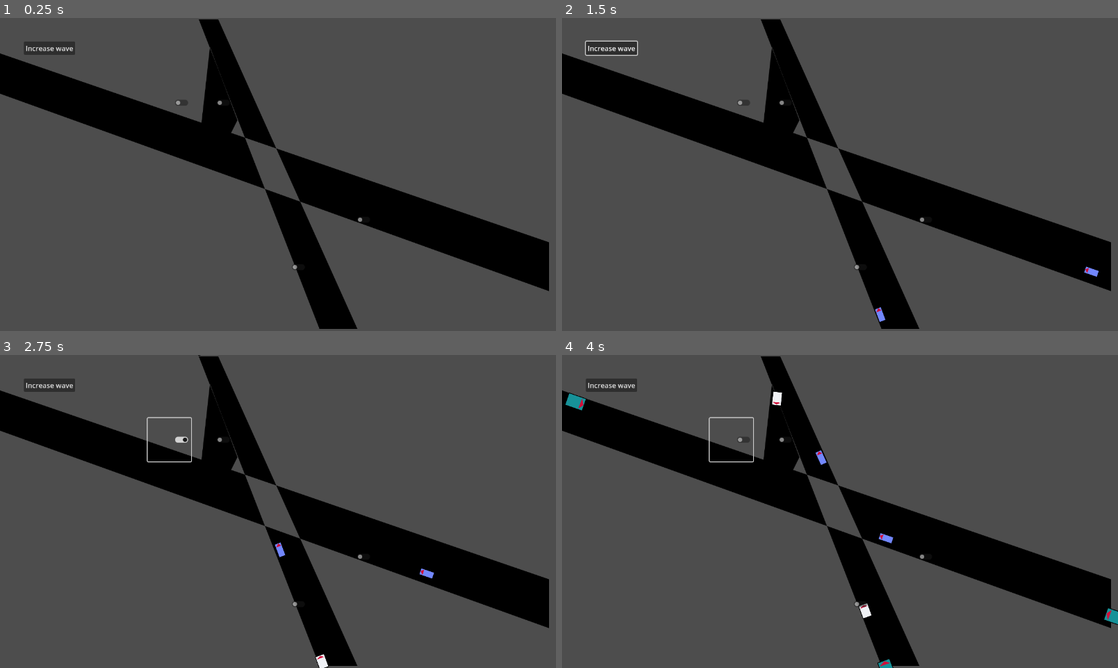
Above: before the commit, frames 1-4 (two rows, left to right).
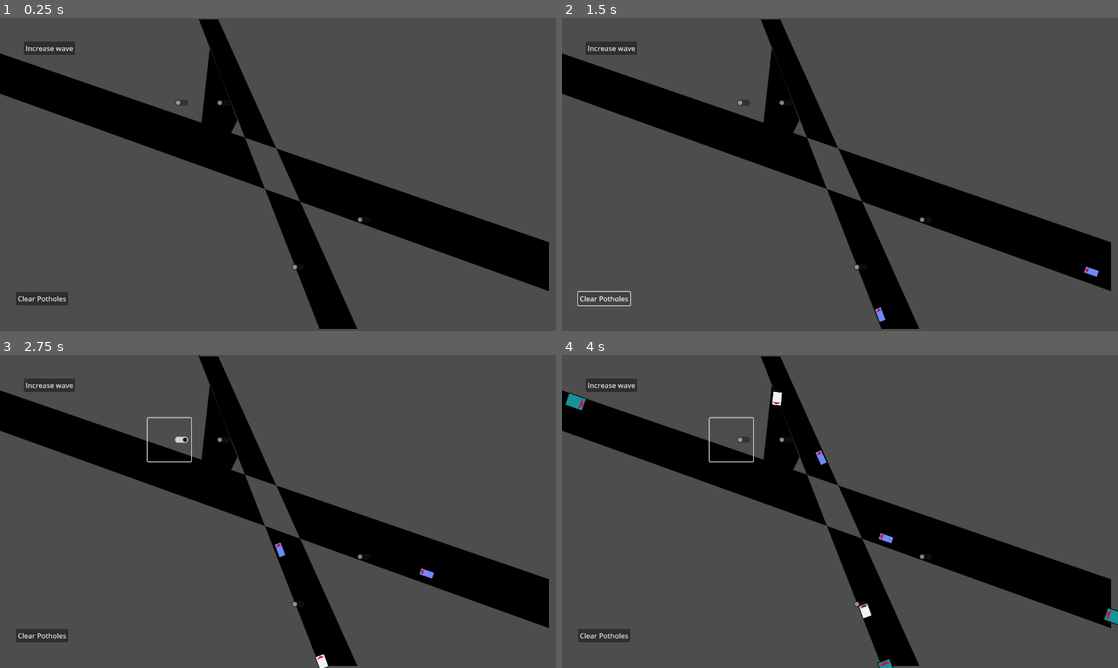
Above: after the commit, the same moments.

Repository: WinnerWind/omov-game
Game: Godot game, scene res://scenes/main.tscn
The game is run twice, just before and just after one commit, with the same random seed, the same clock (stepped at 60 frames per second) and the same inputs.
Inputs (mouse positions are in pixels of both pictures, inside the frame that each line leads up to):
- Up to frame 1 (0.25 s): no input
- Up to frame 2 (1.5 s): click "Increase wave" at 0.5 s; click (606, 299) at 1.25 s, where only the run after the commit has a clickable "Clear Potholes"
- Up to frame 3 (2.75 s): click (166, 439) at 2.02 s
- Up to frame 4 (4 s): click "Increase wave" at 2.75 s; click (728, 439) at 3.52 s

The runs differ from the first frame. In frame 1, 0.4% of the frame differs, in the area x 2-13%, y 87-92%; in frame 2, 0.3%; in frame 3, 0.4%; in frame 4, 0.4%.

Commit message:
Pothole Clear Powerup

Diff:
--- a/scenes/main.tscn
+++ b/scenes/main.tscn
@@ -118,6 +118,7 @@
 texture = ExtResource("8_tipki")
 
 [node name="PotholeSpawner" type="Polygon2D" parent="."]
+unique_name_in_owner = true
 color = Color(1, 1, 1, 0)
 polygon = PackedVector2Array(478, 0, 493, 2, 600, 293, 1228, 521, 1257, 584, 655, 396, 784, 694, 747, 698, 630, 380, -5, 150, -5, 116, 462, 248, 492, 104, 538, 218, 506, 273, 583, 303)
 script = ExtResource("1_o5qli")
@@ -198,7 +199,7 @@
 [node name="Path2D3" type="Path2D" parent="Spanwers/South"]
 curve = SubResource("Curve2D_fuf3a")
 
-[node name="Button" type="Button" parent="."]
+[node name="Wave Increase" type="Button" parent="."]
 offset_left = 55.0
 offset_top = 54.0
 offset_right = 173.0
@@ -224,4 +225,12 @@
 stop_car_entirely = true
 shape = SubResource("RectangleShape2D_o6xl0")
 
-[connection signal="pressed" from="Button" to="." method="wave_increase"]
+[node name="Powerup 1" type="Button" parent="."]
+offset_left = 37.0
+offset_top = 630.0
+offset_right = 157.0
+offset_bottom = 661.0
+text = "Clear Potholes"
+
+[connection signal="pressed" from="Wave Increase" to="." method="wave_increase"]
+[connection signal="pressed" from="Powerup 1" to="." method="use_pothole_powerup"]
--- a/scripts/game_manager.gd
+++ b/scripts/game_manager.gd
@@ -15,6 +15,9 @@
 		return int(
 			(wave_number + 10) / 0.2 * pow(1.2,0.2)
 		)
+
+@export var pothole_powerup_uses:int = 10
+
 @export_group("Nodes")
 @export var car_spawner:CarSpawnerManager
 @export var pothole_spawner:PotholeSpawner
@@ -31,3 +34,9 @@
 func wave_ended():
 	print("Wave has ended!")
 	wave_increase()
+
+func use_pothole_powerup() -> void:
+	if pothole_powerup_uses > 0:
+		var cleared:bool = %PotholeSpawner.clear_random_pothole()
+		if cleared: pothole_powerup_uses -= 1
+		else: pass #cannot clear the pothole
--- a/scripts/pothole_spawner.gd
+++ b/scripts/pothole_spawner.gd
@@ -28,6 +28,17 @@
 		for child in get_children(): if child is SlowdownArea: child.queue_free() #Clear old potholes
 		timer.start(delay)
 		potholes_spawned = 0
+
+func clear_random_pothole() -> bool:
+	var children := get_children().filter(func(c): return c is SlowdownArea)
+	var chance := randf() > 0.5 #50% chance of clearing
+	if children == []: return false #no potholes
+	var cleared_pothole:SlowdownArea = children.pick_random()
+	if cleared_pothole:
+		if chance:
+			cleared_pothole.queue_free()
+		return true #successful, waste powerup if chance failed.
+	else: return false #Pothole could not be cleared
 
 class Triangle:
 	#https://github.com/godotengine/godot-proposals/issues/13060
